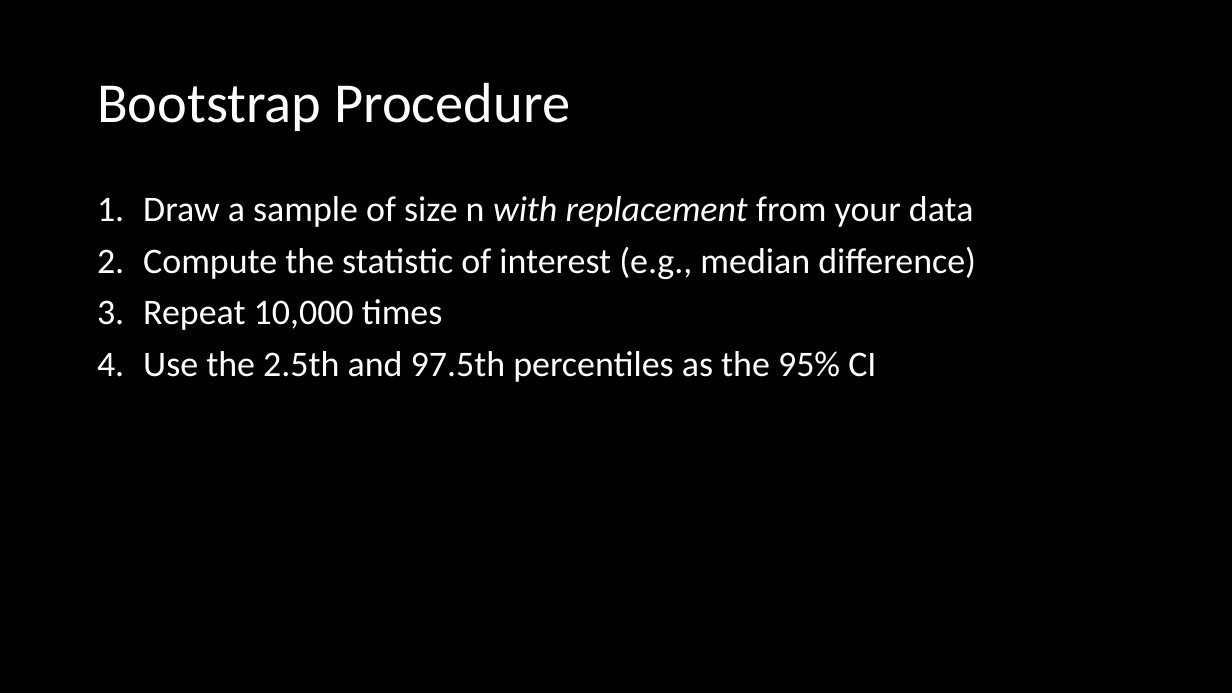
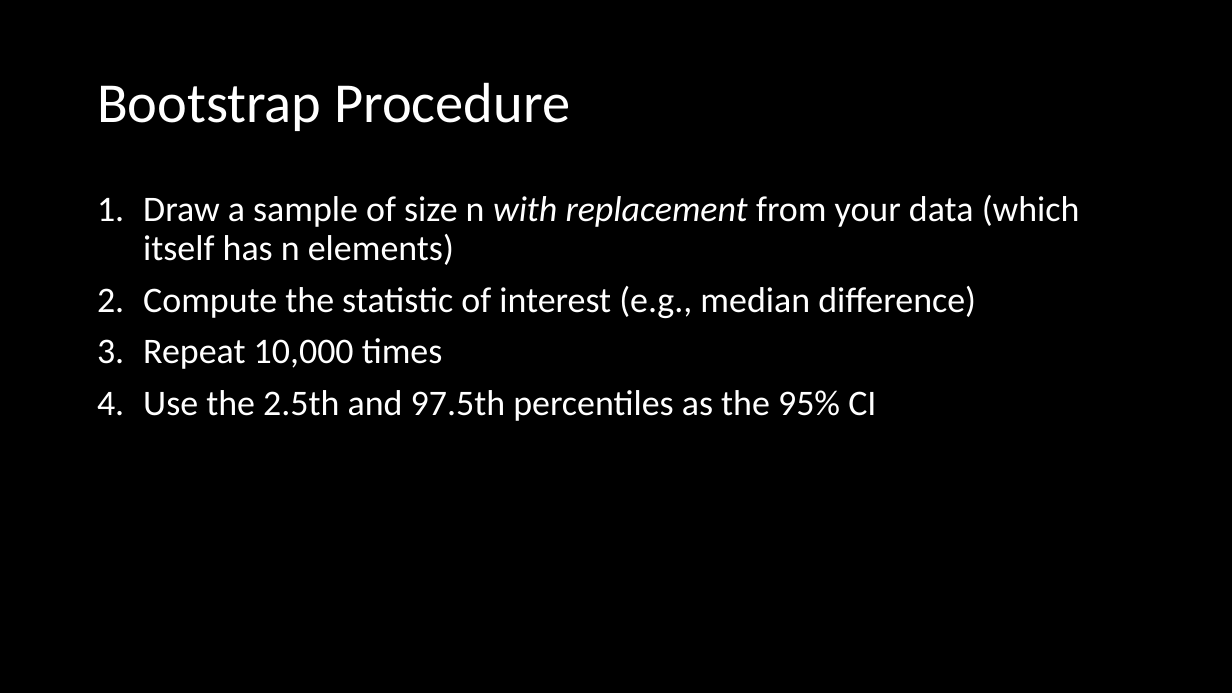
Before and after one commit to mwhicks1/mhicks-www, a slide deck: slide 65 of static/courses/cis-7000-spring2026/downloads/SSEM-data-analysis-1.pptx. Drawn at 1232x693 pixels with LibreOffice and Linux fonts; fonts in the diff are those of the drawing. Boxes give left, top, right and bottom in pixels: in the first picture for what was removed or moved away, otherwise in the second. Text is boxed around its words. In the diff, an @@ line names an element or a change of style, - is before the commit and + after.

Commit message:
data analysis lecture 2, updates to 1

```diff
--- a/static/courses/cis-7000-spring2026/downloads/SSEM-data-analysis-1.pptx
+++ b/static/courses/cis-7000-spring2026/downloads/SSEM-data-analysis-1.pptx
@@ text at (x1=143, y1=195, x2=1080, y2=265): text changed @@
-1. Draw a sample of size n with replacement from your data
+1. Draw a sample of size n with replacement from your data (which itself has n elements)
```
Also in this commit, not shown: 2 other slides changed, 4 other files.
